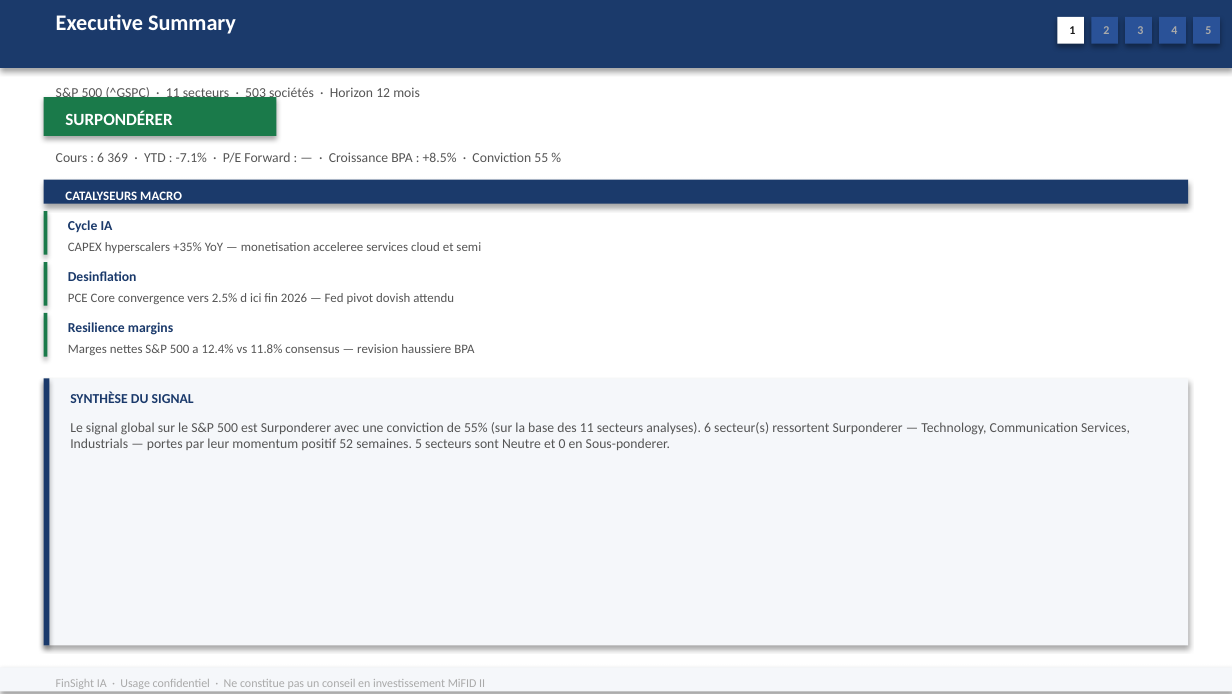
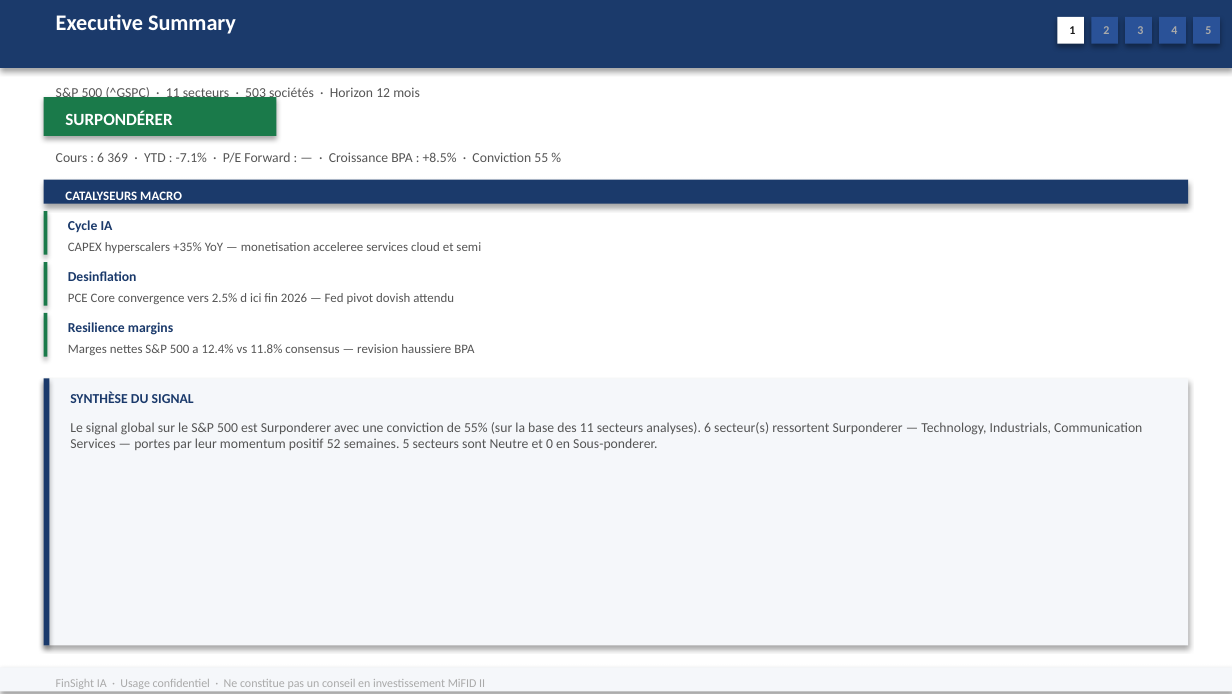
Before and after one commit to baptistejeh07-art/finsight-ia, a slide deck: slide 2 of preview/indice_SP_500/indice_SP_500.pptx. Drawn at 1232x694 pixels with LibreOffice and Linux fonts; fonts in the diff are those of the drawing. Boxes give left, top, right and bottom in pixels: in the first picture for what was removed or moved away, otherwise in the second. Text is boxed around its words. In the diff, an @@ line names an element or a change of style, - is before the commit and + after.

```diff
--- a/preview/indice_SP_500/indice_SP_500.pptx
+++ b/preview/indice_SP_500/indice_SP_500.pptx
@@ text at (70,422,1142,450): text changed @@
-Le signal global sur le S&P 500 est Surponderer avec une conviction de 55% (sur la base des 11 secteurs analyses). 6 secteur(s) ressortent Surponderer — Technology, Communication Services, Industrials — portes par leur momentum positif 52 semaines. 5 secteurs sont Neutre et 0 en Sous-ponderer.
+Le signal global sur le S&P 500 est Surponderer avec une conviction de 55% (sur la base des 11 secteurs analyses). 6 secteur(s) ressortent Surponderer — Technology, Industrials, Communication Services — portes par leur momentum positif 52 semaines. 5 secteurs sont Neutre et 0 en Sous-ponderer.
```
Also in this commit, not shown: 1 other slide changed, 1 other file.
